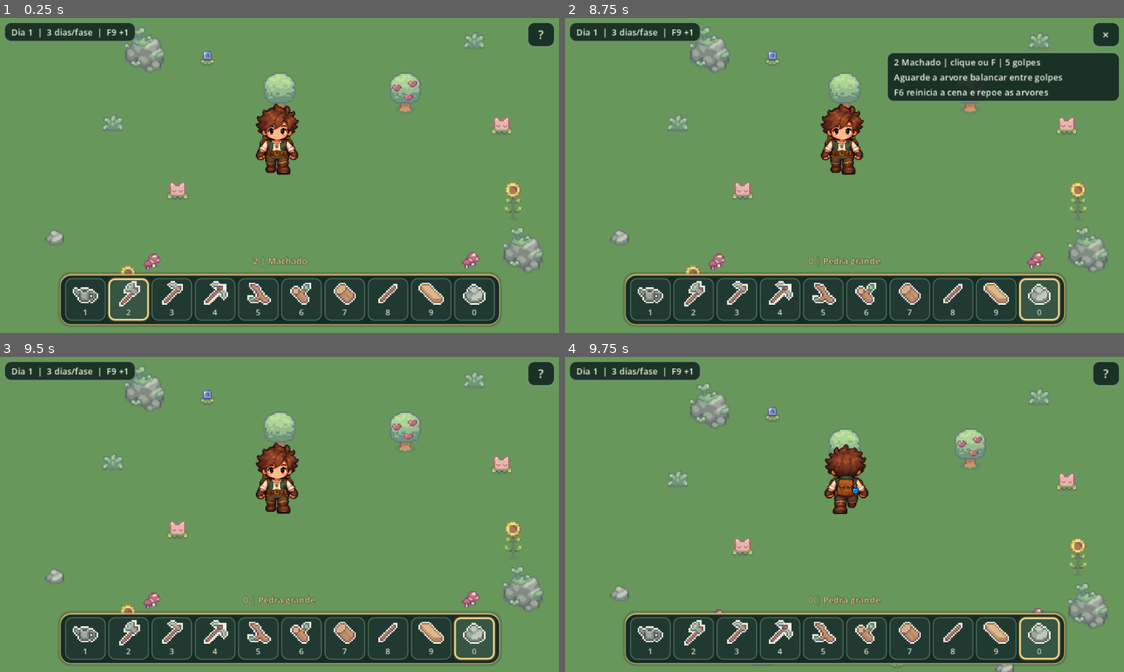
Above: before the commit, frames 1-4 (two rows, left to right).
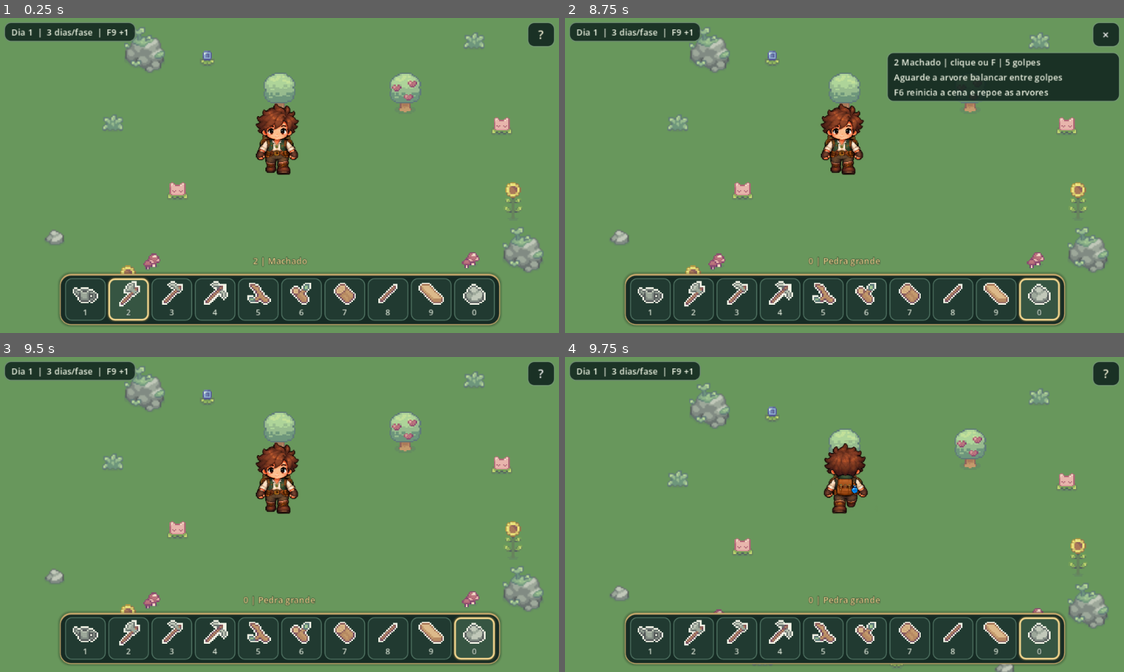
Above: after the commit, the same moments.

Repository: HelioConde/Slime-Harvest
Game: Godot game, scene res://scenes/trees/TreeChopDemo.tscn
Same seed, same stepped clock (60 frames per second), same inputs: the game is played once before the commit and once after it. This scene is started directly instead of the project's main scene.
Inputs (mouse positions are in pixels of both pictures, inside the frame that each line leads up to):
- Up to frame 1 (0.25 s): no input
- Up to frame 2 (8.75 s): click (648, 298) at 0.5 s; click (693, 298) at 1.25 s; click (738, 298) at 2 s; click (777, 298) at 2.75 s; click (822, 298) at 3.5 s; click (866, 298) at 4.25 s; click (911, 298) at 5 s; click (950, 298) at 5.75 s; click (995, 298) at 6.5 s; click (1040, 298) at 7.25 s; click "?" at 8 s
- Up to frame 3 (9.5 s): click "×" at 8.75 s
- Up to frame 4 (9.75 s): tap Enter at 9.5 s; move the mouse to (816, 577) at 9.52 s; hold W (move_up) from 9.53 s (still down); tap E (interact) at 9.6 s; click (816, 577) at 9.67 s

Frames 1-3 are identical in both runs. In frame 4, 0.5% of the frame differs, in the area x 46-55%, y 27-50%.

Commit message:
fix(player): smooth sprite pivots and locomotion transitions without changing collision

Diff:
--- a/scripts/player/player.gd
+++ b/scripts/player/player.gd
@@ -32,6 +32,11 @@
 var _impact_frame: int = 1
 var _hotbar_index: int = 1
 var _player_appearance: String = "masculino"
+## Suaviza mudancas dos offsets dos sprites sem alterar o CharacterBody2D.
+var _anchor_current := Vector2.ZERO
+var _anchor_target := Vector2.ZERO
+var _anchor_initialized: bool = false
+var _was_moving: bool = false
 
 @onready var animation: AnimatedSprite2D = get_node_or_null("AnimatedSprite2D") as AnimatedSprite2D
 @onready var placeholder: Polygon2D = get_node_or_null("Placeholder") as Polygon2D
@@ -195,8 +200,12 @@
 	move_and_slide()
 	interaction_ray.target_position = facing * 24.0
 	tool_origin.position = facing * 16.0
-	var moving := get_position_delta().length_squared() > 0.001
+	# Ignorar micromovimentos e oscilações ao parar.
+	var distance_moved: float = get_position_delta().length()
+	var moving: bool = direction.length_squared() > 0.01 and velocity.length() >= (7.0 if _was_moving else 13.0) and distance_moved > 0.07
+	_was_moving = moving
 	_update_animation(moving, running)
+	_update_visual_anchor(delta)
 	if not controls_enabled or _action_animating:
 		return
 	if Input.is_action_just_pressed("interact"):
@@ -416,16 +425,20 @@
 		placeholder.visible = false
 	var is_locomotion: bool = String(name_to_play).begins_with("walk_") or String(name_to_play).begins_with("run_")
 	var target_speed: float = walk_speed * (run_multiplier if String(name_to_play).begins_with("run_") else 1.0)
-	animation.speed_scale = clampf(velocity.length() / maxf(target_speed, 0.01), 0.8, 1.2) if moving and is_locomotion else 1.0
+	animation.speed_scale = clampf(velocity.length() / maxf(target_speed, 0.01), 0.5, 1.2) if moving and is_locomotion else 1.0
 	if animation.animation != name_to_play:
 		var previous: String = String(animation.animation)
 		var preserve_step: bool = moving and is_locomotion and (previous.begins_with("walk_") or previous.begins_with("run_"))
 		var previous_frame: int = animation.frame
 		var previous_progress: float = animation.frame_progress
+		var previous_count: int = animation.sprite_frames.get_frame_count(animation.animation)
 		animation.play(name_to_play)
-		if preserve_step:
+		if preserve_step and previous_count > 0:
 			var next_frames: int = animation.sprite_frames.get_frame_count(name_to_play)
-			animation.set_frame_and_progress(mini(previous_frame, next_frames - 1), previous_progress)
+			# Preserva a fase proporcional (importante quando os ciclos tem duracoes diferentes).
+			var normalized: float = (float(previous_frame) + previous_progress) / float(previous_count)
+			var next_phase: float = normalized * float(next_frames)
+			animation.set_frame_and_progress(clampi(floori(next_phase), 0, next_frames - 1), fposmod(next_phase, 1.0))
 		_sync_sprite_anchor()
 	elif moving or state == "idle" and String(name_to_play).begins_with("idle_"):
 		if not animation.is_playing():
@@ -466,8 +479,21 @@
 		push_warning("Player: mantendo sprites antigos porque o novo pacote nao carregou.")
 
 
-## Ajusta apenas o desenho, nao a posicao da entidade nem a colisao.
+## Mantem a colisao fixa; os sprites mudam a compensacao lateral em cada quadro.
 func _sync_sprite_anchor() -> void:
 	if animation == null or animation.sprite_frames == null:
 		return
-	animation.offset = MOTION_ALIGNMENT.frame_offset(_player_appearance, animation.animation, animation.frame)
+	_anchor_target = MOTION_ALIGNMENT.frame_offset(_player_appearance, animation.animation, animation.frame)
+	if not _anchor_initialized:
+		_anchor_current = _anchor_target
+		_anchor_initialized = true
+		animation.offset = _anchor_current
+
+
+func _update_visual_anchor(delta: float) -> void:
+	if animation == null or not _anchor_initialized:
+		return
+	# Corrige gradualmente os saltos na transicao de quadros e na virada do ciclo.
+	_anchor_current = _anchor_current.lerp(_anchor_target, 1.0 - exp(-maxf(delta, 0.0) * 19.0))
+	# Quadros ~222px em escala .25: quantizar para um pixel inteiro no mapa.
+	animation.offset = Vector2(roundf(_anchor_current.x * 0.25) * 4.0, roundf(_anchor_current.y * 0.25) * 4.0)
